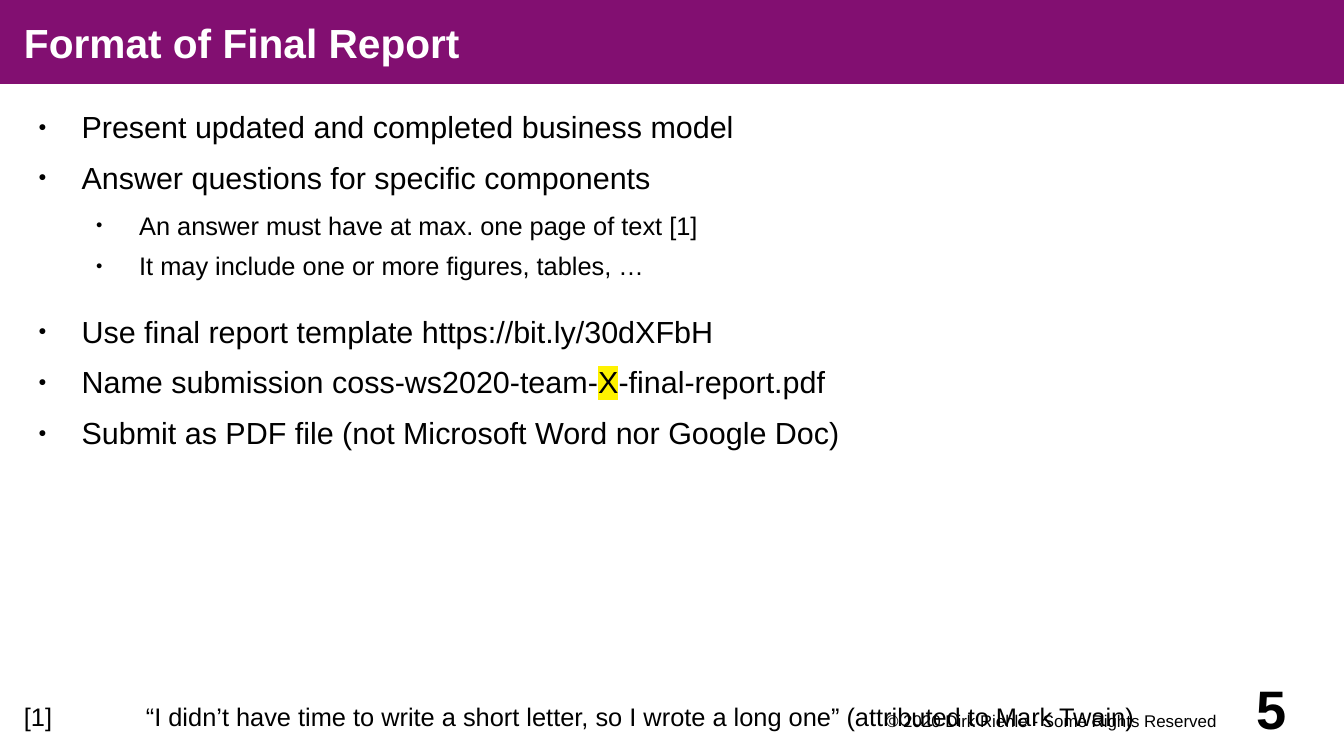
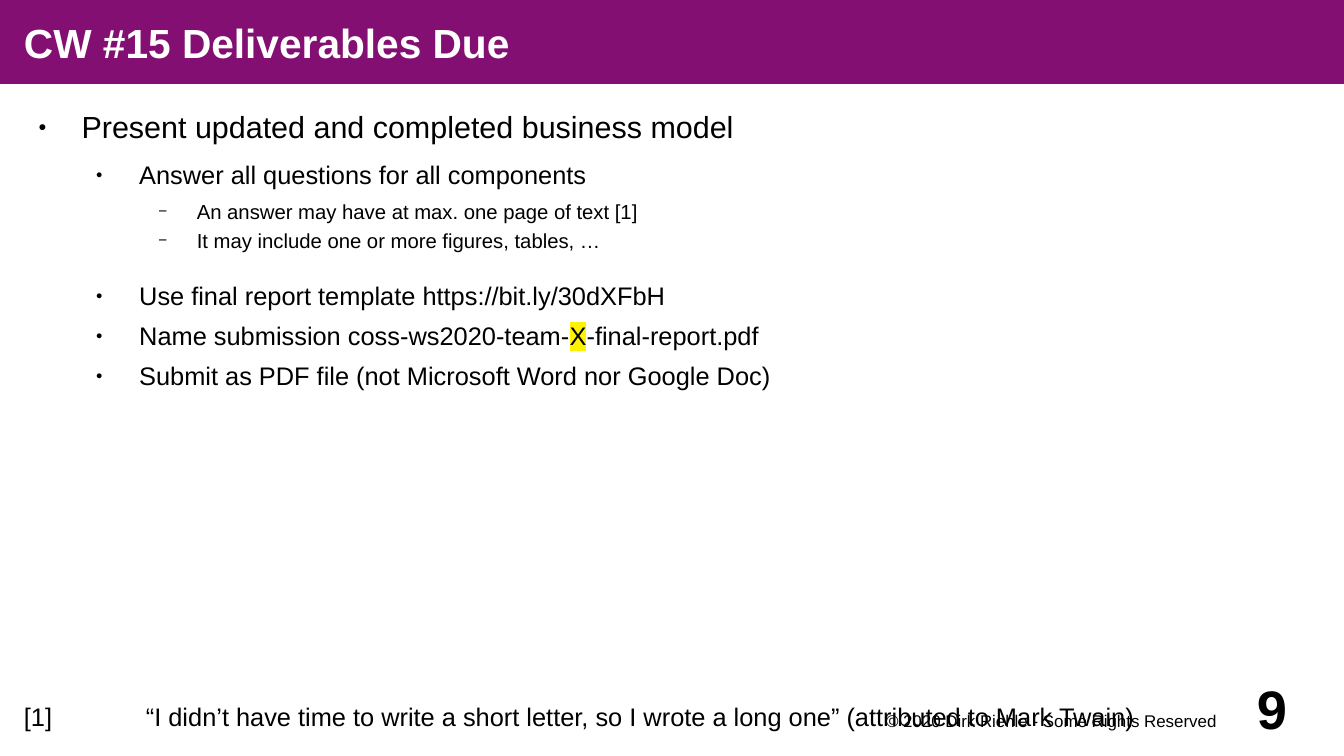
Before and after one commit to dirkriehle/coss-course, a slide deck: slide 9 of Lecture slides/A02 - Course Schedule.odp (slide 5 before the commit). Drawn at 1344x756 pixels with LibreOffice and Linux fonts; fonts in the diff are those of the drawing. Boxes give left, top, right and bottom in pixels: in the first picture for what was removed or moved away, otherwise in the second. Text is boxed around its words. In the diff, an @@ line names an element or a change of style, - is before the commit and + after.

```diff
--- a/Lecture slides/A02 - Course Schedule.odp
+++ b/Lecture slides/A02 - Course Schedule.odp
@@ title at box(24, 28, 510, 59): text changed @@
-Format of Final Report
+CW #15 Deliverables Due
@@ text at box(139, 165, 638, 224): text changed; size 15 to 12 pt @@
-● Answer questions for specific components
-  ● An answer must have at max. one page of text [1]
+  ● Answer all questions for all components
+    − An answer may have at max. one page of text [1]
@@ text at box(139, 233, 771, 391): size 15 to 12 pt in "It may include one or more figures, ..."; size 18 to 15 pt in "Use final report template https://bit.ly/30dXFbH", "Name submission coss-ws2020-team-X-final-report.pdf", "Submit as PDF file (not Microsoft Word ..."; bullet ● to −; list level 2 to 3 in "It may include one or ..."; list level 1 to 2 in "Use final report template https://bit.ly/30dXFbH"; list level 1 to 2 in "Name submission coss-ws2020-team-X-final-report.pdf"; list level 1 to 2 in "Submit as PDF file (not ..." @@
@@ page number at box(1257, 691, 1287, 730): text changed @@
-5
+9
```
Also in this commit, not shown: 2 other slides changed, 1 other file.
